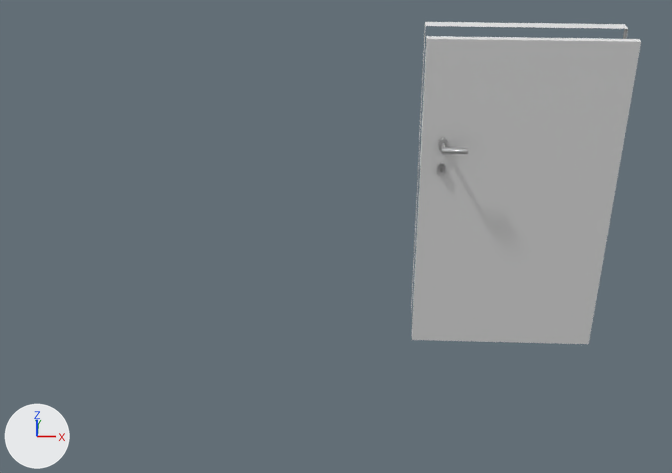
Two versions of the Blender file tuer1.blend, one commit apart.
One viewpoint serves both versions: a camera (50 mm lens) standing at (1.63, -4.79, 4.64) and looking at (1.42, 0.29, 1.6). The lights are fixed; the arrows at lower left show +X, +Y and +Z.

Names of what the first picture shows: 'Cube', 'Doorframe', 'Schluesselloch.000'.
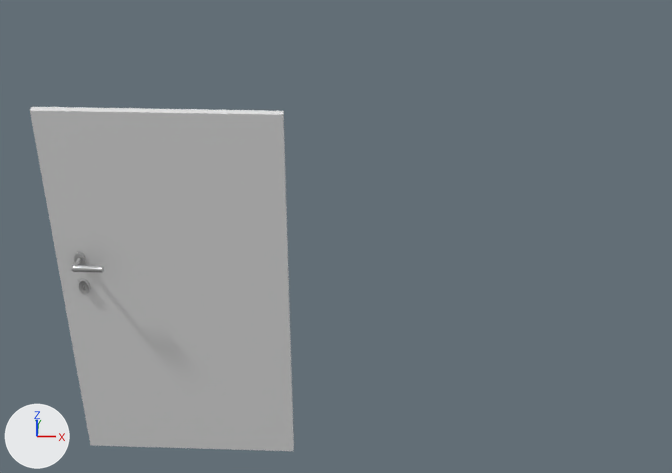
The change, as a list of edits to the scene's bpy script:
```text
Change ob_schluesselloch_000:
    ob_schluesselloch_000.location: (2.098, 0.733, 1.86) -> (0.02, -0.459, 1.675)
Change ob_doorhandle_002:
    ob_doorhandle_002.location: (2.099, 0.733, 2.042) -> (0.021, -0.458, 1.857)
Remove ob_doorframe:
    ob_doorframe = bpy.data.objects.new('Doorframe', me_cube_002)
    ob_doorframe.location = (2.611, 0.574, 1.589)
    ob_doorframe.scale = (0.648, 0.05, 1.15)
Change ob_cube:
    ob_cube.location: (2.611, 0.801, 1.585) -> (0.533, -0.39, 1.585)
```

Where the change shows, as pixel boxes (x1, y1, x2, y2) in the pictures (672 x 473 px):
'Cube', moved: before (411, 36, 641, 344); after (30, 107, 294, 451)
'Doorframe', deleted: before (411, 22, 628, 313)
'Handle.000', moved: before (441, 143, 468, 154); after (72, 258, 104, 273)
'Schluesselloch.000', moved: before (437, 163, 446, 177); after (79, 279, 90, 295)
'Doorhandle.002', moved: before (439, 137, 447, 152); after (74, 252, 85, 265)
